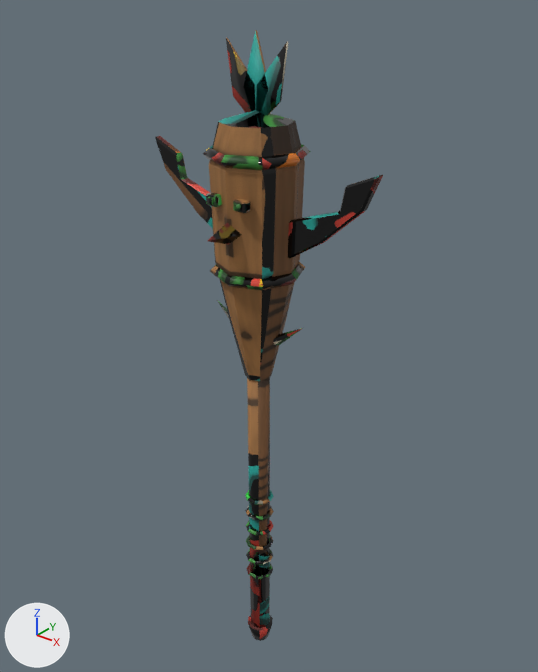
Before and after pictures for a commit that changed the Blender file Blender/Weapons/Heavy/03_jungle_heavy.blend.
Camera for both pictures: a camera (50 mm lens) standing at (0.864, -1.046, 1.164) and looking at (-0.006, 0.042, 0.489). Lighting does not change. The marker at lower left points along +X, +Y and +Z. The first picture is the older version.

Objects in the first picture: 'Weapon'.
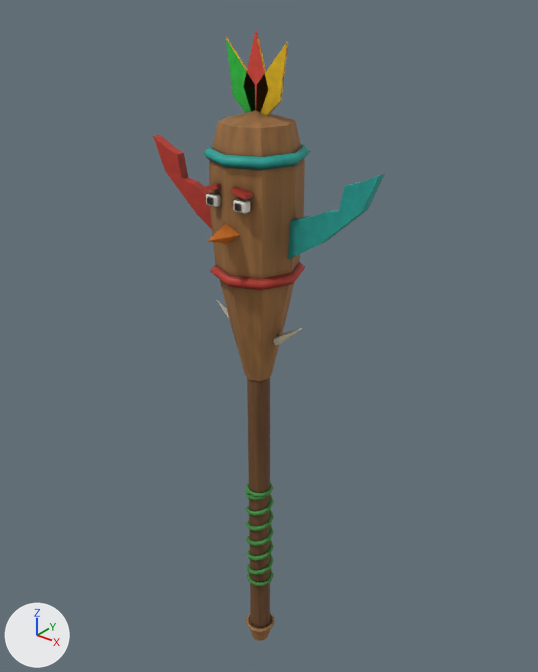
Pixel boxes [x1, y1, x2, y2] of what changed, in the pictures (538 x 672 px; the box of a moved part takes in the faces that stretch with it):
'Weapon', reshaped
    before: [155, 30, 383, 641]
    after: [153, 30, 385, 641]
part 1 of me_weapon, moved or reshaped
    before: [247, 563, 273, 579]
    after: [247, 572, 270, 586]
part 2 of me_weapon, moved or reshaped
    before: [245, 490, 273, 505]
    after: [245, 482, 273, 497]
part 3 of me_weapon, rebuilt
    before: [155, 136, 213, 229]
    after: [153, 135, 212, 230]
part 4 of me_weapon, rebuilt
    before: [288, 175, 383, 259]
    after: [288, 174, 385, 259]
part 5 of me_weapon, added (green)
    after: [245, 491, 274, 582]
part 6 of me_weapon, added
    after: [246, 613, 275, 632]
part 7 of me_weapon, deleted
    before: [245, 506, 274, 565]
part 8 of me_weapon, moved or reshaped
    before: [247, 378, 273, 641]
    after: [247, 378, 271, 641]
part 9 of me_weapon, added (brown)
    after: [203, 30, 305, 275]
part 10 of me_weapon, surface changed (lighter)
    both: [203, 85, 311, 381]

The change, as a diff of the scene's bpy script:
```diff
--- a/Blender/Weapons/Heavy/03_jungle_heavy.blend.py
+++ b/Blender/Weapons/Heavy/03_jungle_heavy.blend.py
@@ me_weapon @@
 # used by ob_weapon; location = (0.0, 0.0, 0.0)
-me_weapon.from_pydata(...)  # 572 vertices, 1092 faces; spans x -0.259..0.259, y -0.14..0.098, z -0.321..1.079
+me_weapon.from_pydata(...)  # 837 vertices, 1618 faces; spans x -0.26..0.26, y -0.14..0.098, z -0.321..1.079
+# me_weapon part 1: the loose piece of 40 vertices spanning x -0.032..0.032, y -0.031..0.031, z -0.114..-0.103 is moved by (0.0, 0.0, -0.022)
+# me_weapon part 2: the loose piece of 40 vertices spanning x -0.032..0.032, y -0.031..0.031, z 0.103..0.114 is moved by (0.0, 0.0, 0.022)
+# me_weapon part 3: the loose piece of 42 vertices spanning x -0.259..-0.074, y -0.009..0.009, z 0.69..0.873 is rebuilt with 40 vertices and now spans x -0.26..-0.074, y -0.009..0.009, z 0.688..0.874
+# me_weapon part 4: the loose piece of 42 vertices spanning x 0.074..0.259, y -0.009..0.009, z 0.69..0.873 is rebuilt with 40 vertices and now spans x 0.074..0.26, y -0.009..0.009, z 0.688..0.874
+# me_weapon part 5: a new loose piece of 305 vertices spanning x -0.033..0.033, y -0.031..0.031, z -0.136..0.136, in mat_jungle_heavy_main
+# me_weapon part 6: a new loose piece of 48 vertices spanning x -0.036..0.036, y -0.036..0.036, z -0.28..-0.27, in mat_jungle_heavy_main
+# me_weapon part 7: 160 vertices removed from x -0.032..0.032, y -0.031..0.031, z -0.071..0.071
+# me_weapon part 8: 5 vertices moved from x -0.019..0.019, y 0.017..0.026, z -0.321..0.465 to x -0.012..0.018, y 0.01..0.027, z -0.321..0.465; 27 vertices removed from x -0.03..0.03, y -0.026..0.02, z -0.321..0.465; 35 vertices added at x -0.032..0.032, y -0.027..0.027, z -0.321..0.465
+# me_weapon part 9: 68 vertices added at x -0.087..0.087, y -0.091..0.087, z 0.763..1.079
+# me_weapon part 10: 337 kept faces spanning x -0.112..0.112, y -0.14..0.098, z -0.321..0.992 get new texture (UV) coordinates
 me_weapon.materials.append(mat_jungle_heavy_main)
```
